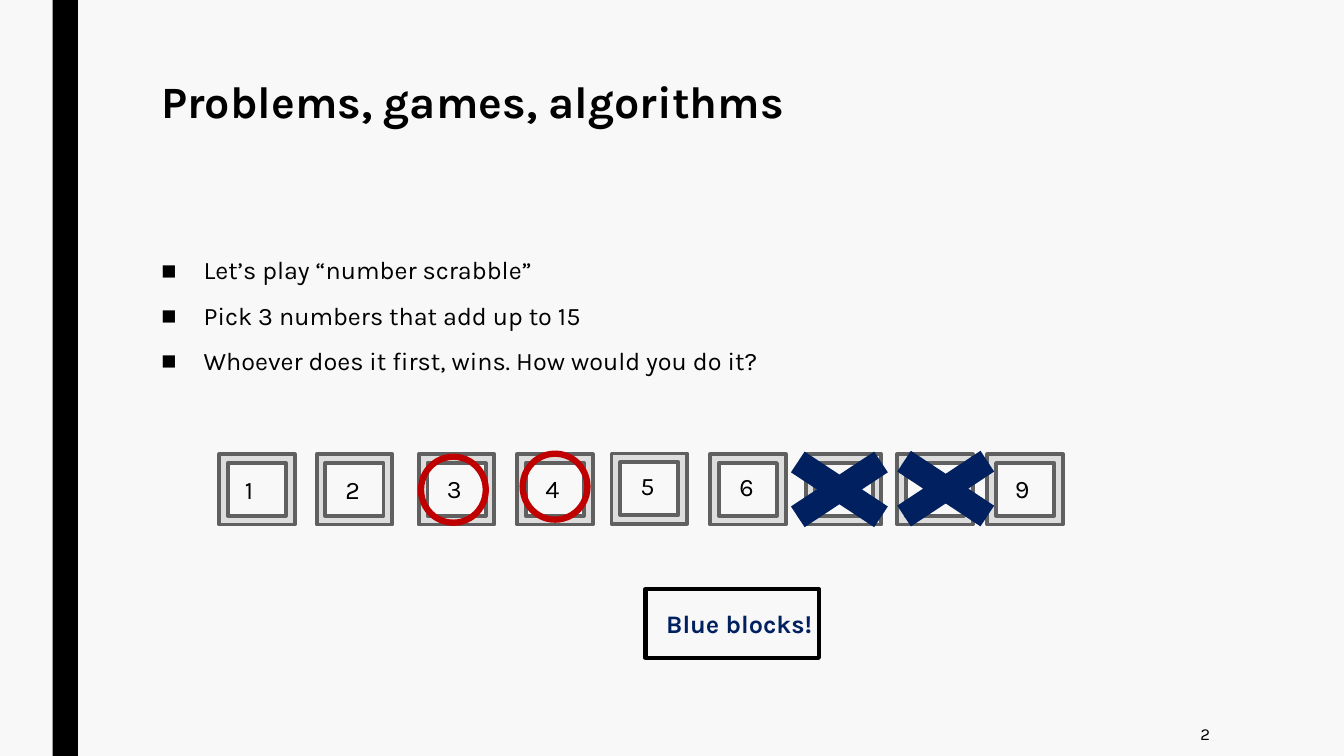
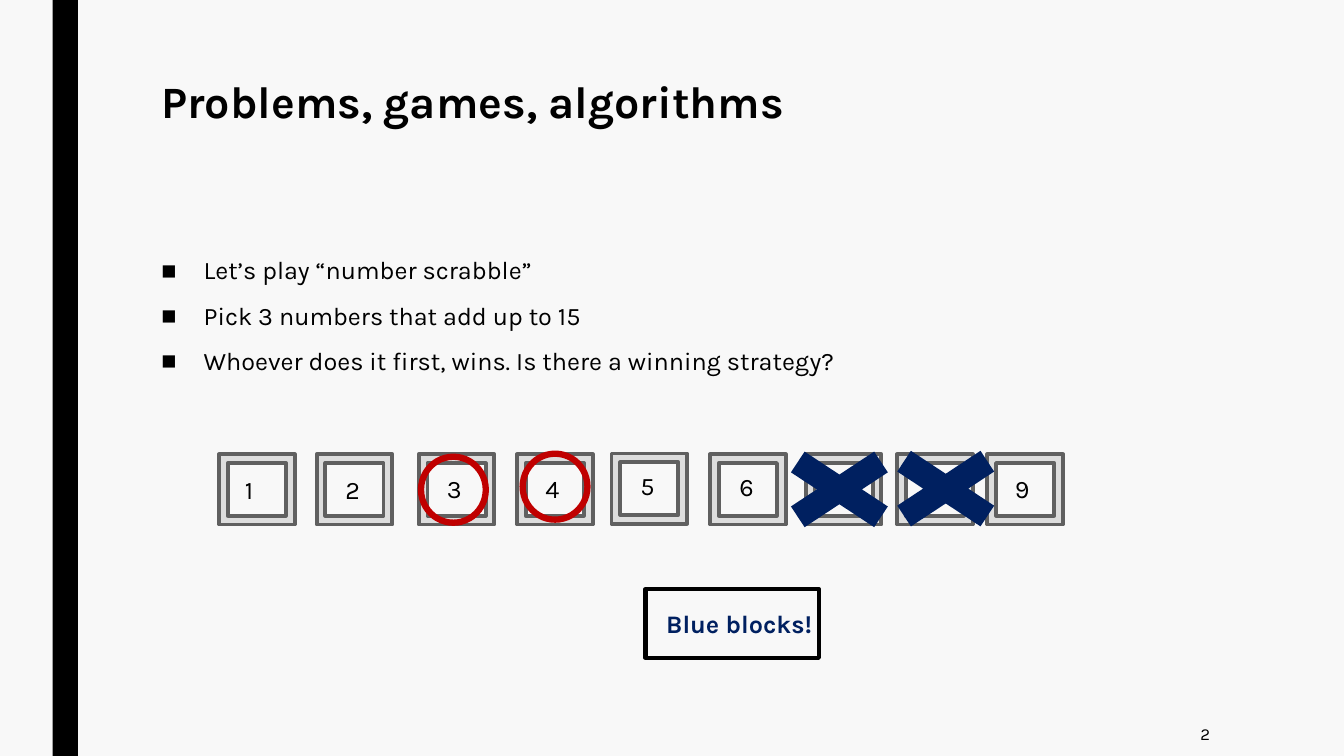
Before and after one commit to jurtasun/presentations, a slide deck: slide 4 of 202306_LMS_Complexity/230619_LMS_Complexity.ppt. Drawn at 1344x756 pixels with LibreOffice and Linux fonts; fonts in the diff are those of the drawing. Boxes give left, top, right and bottom in pixels: in the first picture for what was removed or moved away, otherwise in the second. Text is boxed around its words. In the diff, an @@ line names an element or a change of style, - is before the commit and + after.

```diff
--- a/202306_LMS_Complexity/230619_LMS_Complexity.ppt
+++ b/202306_LMS_Complexity/230619_LMS_Complexity.ppt
@@ text at [204, 352, 834, 376]: text changed @@
-■ Whoever does it first, wins. How would you do it?
+■ Whoever does it first, wins. Is there a winning strategy?
```
Also in this commit, not shown: 9 other slides changed.
